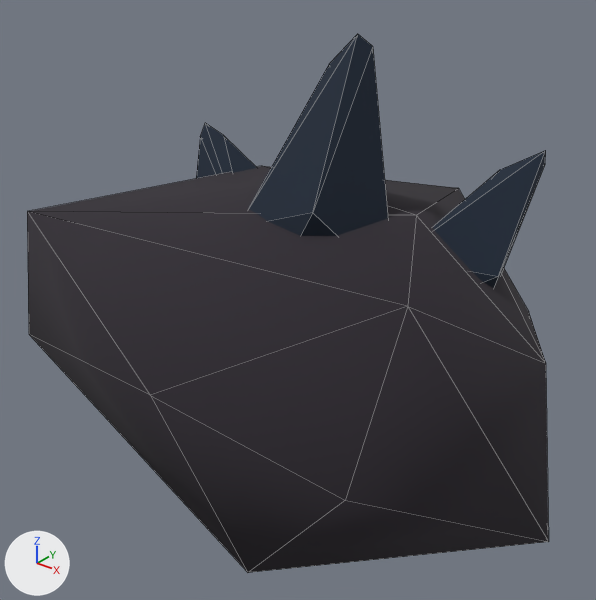
Renders of the glTF model assets/cenario/veio/veio_1.glb from each side of a commit.
Both versions are drawn from a 50 mm camera at (0.513, -0.657, 0.545) aimed at (0.005, -0.023, 0.151). Arrows for +X, +Y and +Z are at lower left; the lights stay in place. The first picture is the older version. Mesh edges are drawn as thin lines. Vertices at exactly the same position are counted once.

Objects in the first picture: 'veio_1'.
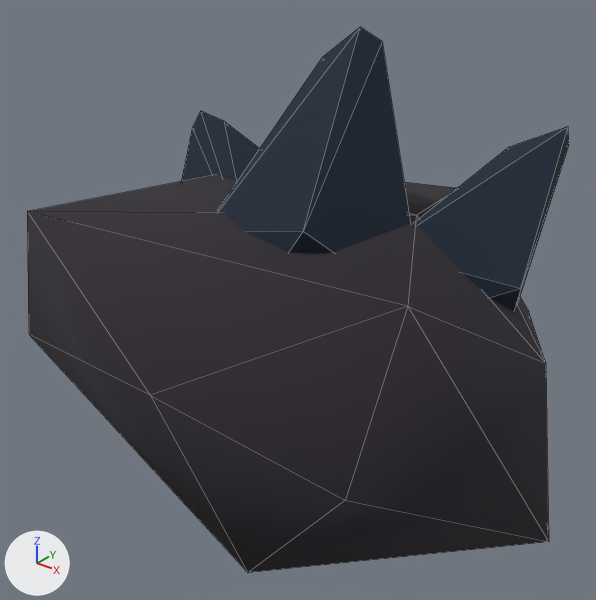
Patch to the scene script:
```diff
--- a/assets/cenario/veio/veio_1.glb.py
+++ b/assets/cenario/veio/veio_1.glb.py
@@ me_veio_1 @@
-me_veio_1.from_pydata(...)  # 50 vertices, 84 faces; spans x -0.299..0.315, y -0.245..0.273, z -0.02..0.43
-me_veio_1.vertices[20].co = (0.058, 0.025, 0.418)  # pixel (372, 46)
-me_veio_1.vertices[21].co = (0.015, 0.014, 0.399)  # pixel (329, 63)
-me_veio_1.vertices[22].co = (0.057, -0.065, 0.275)  # pixel (312, 212)
-me_veio_1.vertices[23].co = (0.0, 0.1, 0.25)
-me_veio_1.vertices[24].co = (-0.051, -0.055, 0.232)
-me_veio_1.vertices[25].co = (0.108, 0.009, 0.18)
-me_veio_1.vertices[26].co = (-0.052, 0.053, 0.171)
-me_veio_1.vertices[27].co = (-0.019, -0.063, 0.139)
-me_veio_1.vertices[28].co = (0.032, 0.035, 0.101)
-me_veio_1.vertices[29].co = (0.047, 0.015, 0.43)  # pixel (357, 33)
-me_veio_1.vertices[30].co = (0.194, 0.149, 0.299)  # pixel (545, 163)
-me_veio_1.vertices[31].co = (0.158, 0.12, 0.293)  # pixel (499, 169)
-me_veio_1.vertices[32].co = (0.195, 0.062, 0.202)  # pixel (498, 276)
-me_veio_1.vertices[33].co = (0.101, 0.156, 0.182)
-me_veio_1.vertices[34].co = (0.104, 0.014, 0.215)
-me_veio_1.vertices[35].co = (0.161, 0.1, 0.108)
-me_veio_1.vertices[36].co = (0.053, 0.107, 0.144)
-me_veio_1.vertices[37].co = (0.089, 0.0, 0.139)
-me_veio_1.vertices[38].co = (0.073, 0.072, 0.086)
-me_veio_1.vertices[39].co = (0.195, 0.142, 0.315)  # pixel (545, 150)
-me_veio_1.vertices[40].co = (-0.205, 0.048, 0.283)  # pixel (200, 136)
-me_veio_1.vertices[41].co = (-0.166, 0.048, 0.291)  # pixel (223, 134)
-me_veio_1.vertices[42].co = (-0.142, 0.109, 0.2)
-me_veio_1.vertices[43].co = (-0.181, -0.004, 0.159)
-me_veio_1.vertices[44].co = (-0.054, 0.071, 0.206)
-me_veio_1.vertices[45].co = (-0.144, 0.085, 0.121)
-me_veio_1.vertices[46].co = (-0.05, -0.026, 0.165)
-me_veio_1.vertices[47].co = (-0.069, 0.078, 0.117)
-me_veio_1.vertices[48].co = (-0.102, 0.025, 0.07)
-me_veio_1.vertices[49].co = (-0.202, 0.055, 0.299)  # pixel (205, 122)
+me_veio_1.from_pydata(...)  # 50 vertices, 84 faces; spans x -0.299..0.315, y -0.245..0.273, z -0.02..0.436
+# me_veio_1 part 1
+me_veio_1.vertices[20].co = (0.065, 0.03, 0.423)  # pixel (382, 41)
+me_veio_1.vertices[21].co = (0.005, 0.016, 0.404)  # pixel (322, 57)
+me_veio_1.vertices[22].co = (0.071, -0.097, 0.269)  # pixel (303, 231)
+me_veio_1.vertices[23].co = (-0.01, 0.142, 0.242)
+me_veio_1.vertices[24].co = (-0.078, -0.08, 0.227)
+me_veio_1.vertices[25].co = (0.145, 0.01, 0.163)
+me_veio_1.vertices[26].co = (-0.079, 0.075, 0.159)
+me_veio_1.vertices[27].co = (-0.029, -0.092, 0.125)
+me_veio_1.vertices[28].co = (0.042, 0.049, 0.08)
+me_veio_1.vertices[29].co = (0.049, 0.016, 0.436)  # pixel (360, 26)
+me_veio_1.vertices[30].co = (0.21, 0.165, 0.319)  # pixel (568, 144)
+me_veio_1.vertices[31].co = (0.163, 0.126, 0.317)  # pixel (509, 146)
+me_veio_1.vertices[32].co = (0.225, 0.051, 0.202)  # pixel (520, 288)
+me_veio_1.vertices[33].co = (0.094, 0.187, 0.178)
+me_veio_1.vertices[34].co = (0.1, -0.014, 0.231)
+me_veio_1.vertices[35].co = (0.186, 0.113, 0.081)
+me_veio_1.vertices[36].co = (0.033, 0.123, 0.138)
+me_veio_1.vertices[37].co = (0.088, -0.027, 0.135)
+me_veio_1.vertices[38].co = (0.068, 0.079, 0.064)
+me_veio_1.vertices[39].co = (0.21, 0.154, 0.34)  # pixel (568, 126)
+me_veio_1.vertices[40].co = (-0.217, 0.048, 0.292)  # pixel (192, 127)
+me_veio_1.vertices[41].co = (-0.164, 0.048, 0.308)  # pixel (223, 120)
+me_veio_1.vertices[42].co = (-0.144, 0.138, 0.2)
+me_veio_1.vertices[43].co = (-0.205, -0.022, 0.148)
+me_veio_1.vertices[44].co = (-0.026, 0.085, 0.223)
+me_veio_1.vertices[45].co = (-0.16, 0.107, 0.105)
+me_veio_1.vertices[46].co = (-0.03, -0.051, 0.177)
+me_veio_1.vertices[47].co = (-0.061, 0.098, 0.112)
+me_veio_1.vertices[48].co = (-0.112, 0.025, 0.052)
+me_veio_1.vertices[49].co = (-0.21, 0.057, 0.312)  # pixel (200, 110)
 me_veio_1.materials.append(mat_pedra)
```

What differs and where, as boxes (x1, y1, x2, y2) in the pictures (596 x 600 px; the box of a moved part takes in the faces that stretch with it):
'veio_1', reshaped: before (27, 34, 549, 573); after (27, 27, 569, 573)
part 1 of me_veio_1, moved or reshaped: before (196, 34, 546, 288); after (181, 27, 569, 311)
